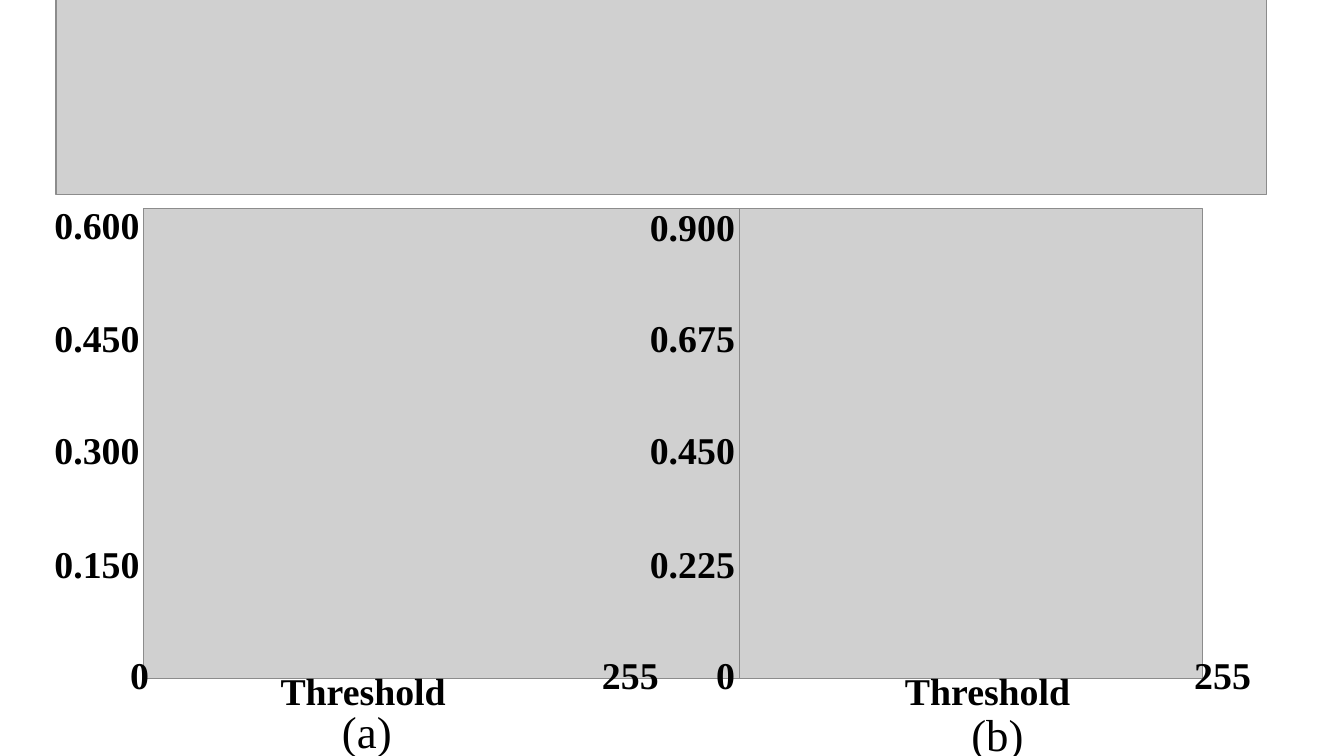
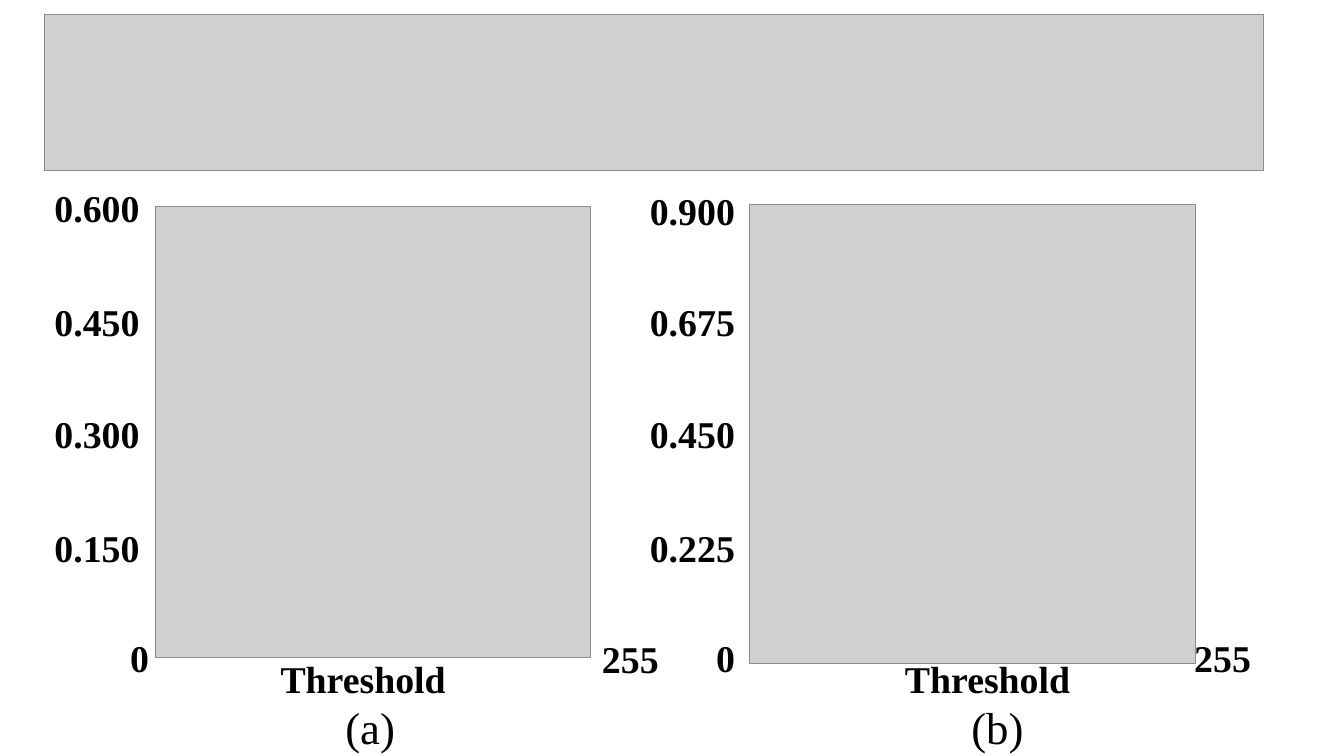
Before and after one commit to PanoAsh/SOTAs-reproduction-PhD-thesis, a slide deck: slide 1 of 360VSOD/show/figure_update/fig_curve_test.pptx. Drawn at 1344x756 pixels with LibreOffice and Linux fonts; fonts in the diff are those of the drawing; grey boxes stand for pictures. Boxes give left, top, right and bottom in pixels: in the first picture for what was removed or moved away, otherwise in the second. Text is boxed around its words. In the diff, an @@ line names an element or a change of style, - is before the commit and + after.

```diff
--- a/360VSOD/show/figure_update/fig_curve_test.pptx
+++ b/360VSOD/show/figure_update/fig_curve_test.pptx
@@ picture: place and size @@
-picture at (56,0,1267,195)
+picture at (44,14,1263,170)
@@ picture removed at (144,208,1171,679) @@
@@ picture added at (155,207,590,658) @@
@@ text "0.900": place and size @@
-text "0.900" at (650,216,735,242)
+text "0.900" at (650,200,735,226)
@@ picture: place and size @@
-picture at (740,209,1203,680)
+picture at (750,205,1197,663)
@@ 11 texts: place and size @@
-11 texts at (54,214,1251,697)
+11 texts at (54,197,1251,674)
@@ 3 texts: place and size @@
-3 texts at (281,675,1070,756)
+3 texts at (281,666,1070,753)
@@ text "(a)": place and size @@
-text "(a)" at (342,717,392,756)
+text "(a)" at (345,713,395,753)
```
Also in this commit, not shown: 5 other files.
